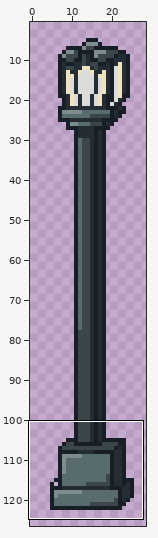
A pixel-art file gets an edit: Personal_Genessis/Fondos/Assets ciudad/Farola.aseprite. Above, an overview of the earlier version with the close-up marked.
Close-up. The starting point:
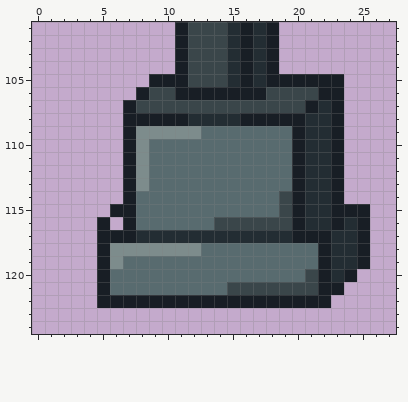
49x126 pixels, 1 frame. Shown: x 0..27, y 101..124. The old version is drawn lined up with the new one, on the new canvas. The wide view leaves out empty margins.
Now the later version:
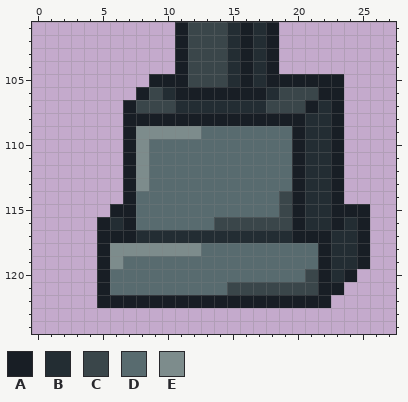
Palette (. is transparent): A #181e25  B #232d33  C #3a464a  D #586b6f  E #7d8c8c
Change:
canvas 49x126 -> 29x129, the old top-left corner now at -9,-1 (the part of the old canvas that was cut away was empty and is not shown)
y 106: x 10 C -> B; x 18 C -> B
y 107: x 11..17 CCCCCCC -> BBBBBBB
y 108: x 12..15 BBBB -> AAAA
y 116: x 6 . -> B
